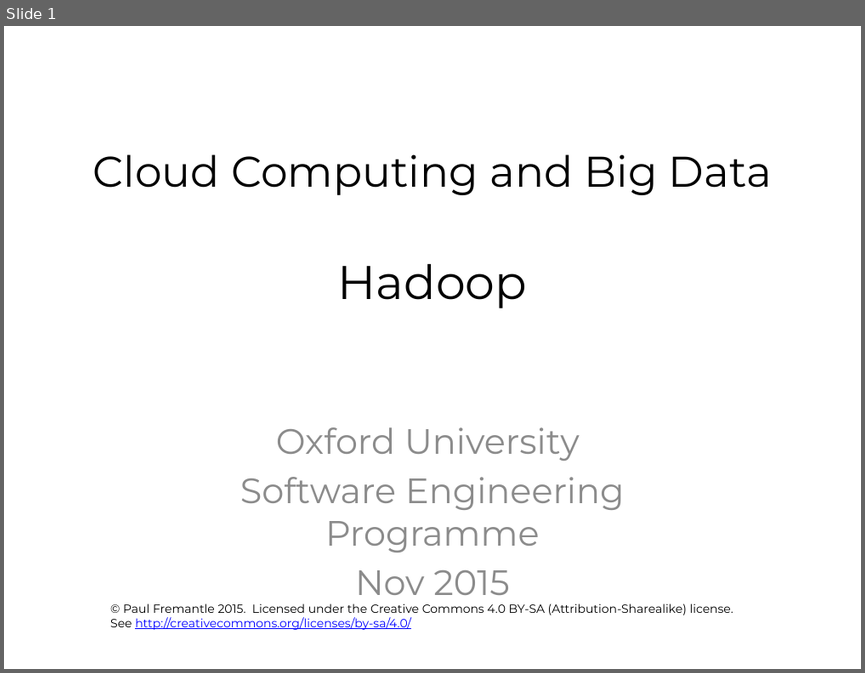
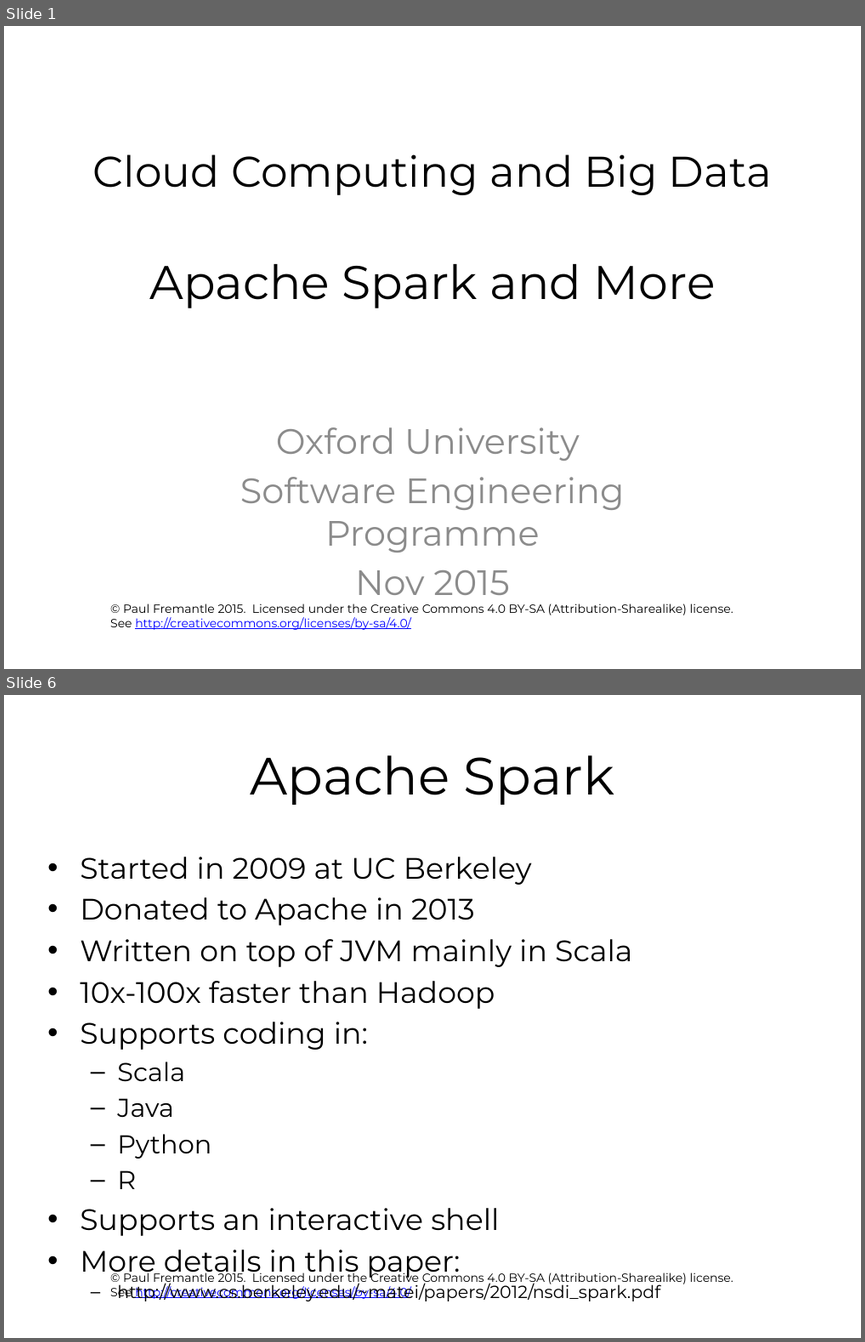
Before and after one commit to pzfreo/ox-clo, a slide deck: pres-source/06-spark-and-adjuncts.pptx. Shown one above the other, each under a label of ours: slide 1 before the commit, slides 1 and 6 after it; the slides between them are not shown. The pictures are 865x673 and 865x1342 pixels, drawn with LibreOffice and Linux fonts; fonts in the diff are those of the drawing; background and template pictures are left out. Boxes give left, top, right and bottom in pixels: in the first picture for what was removed or moved away, otherwise in the second. Text is boxed around its words. In the diff, an @@ line names an element or a change of style, - is before the commit and + after.

```diff
--- a/pres-source/06-spark-and-adjuncts.pptx
+++ b/pres-source/06-spark-and-adjuncts.pptx
@@ slide 6 added at <box>4,695,861,1338</box>, background #FFFFFF; not listed: 1 template element that a slide beside it also shows @@
@@ title added at <box>250,755,614,805</box>, 44 pt, text #000000 @@
+Apache Spark
@@ text added at <box>80,857,660,1301</box>, 24.8 pt, text #000000 @@
+• Started in 2009 at UC Berkeley
+• Donated to Apache in 2013
+• Written on top of JVM mainly in Scala
+• 10x-100x faster than Hadoop
+• Supports coding in:
+  – Scala
+  – Java
+  – Python
+  – R
+• Supports an interactive shell
+• More details in this paper:
+  – http://www.cs.berkeley.edu/~matei/papers/2012/nsdi_spark.pdf
@@ slide 1 changed as well @@
@@ title at <box>92,154,772,308</box>: text changed @@
-Cloud Computing and Big Data
-Hadoop
+Cloud Computing and Big Data
+Apache Spark and More
```
Also in this commit, not shown: 17 other slides added, 6 slides removed, 8 other files.
